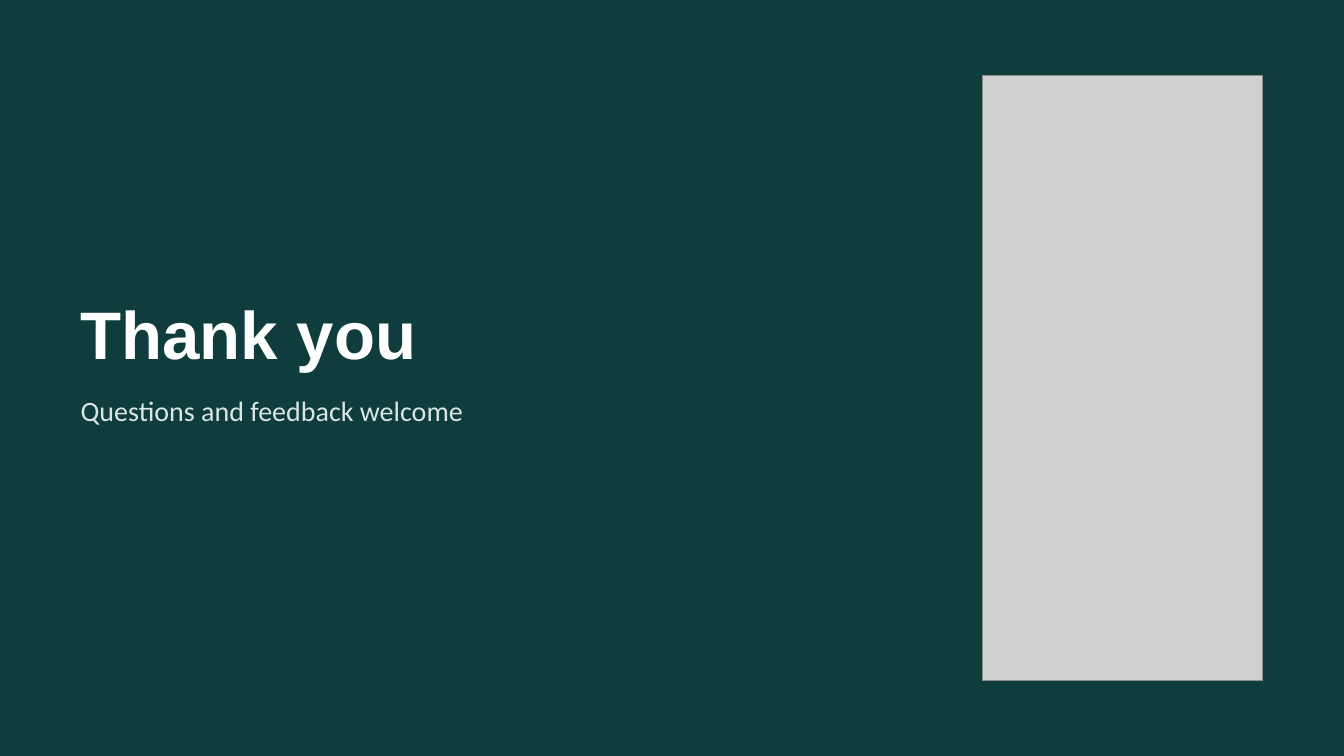
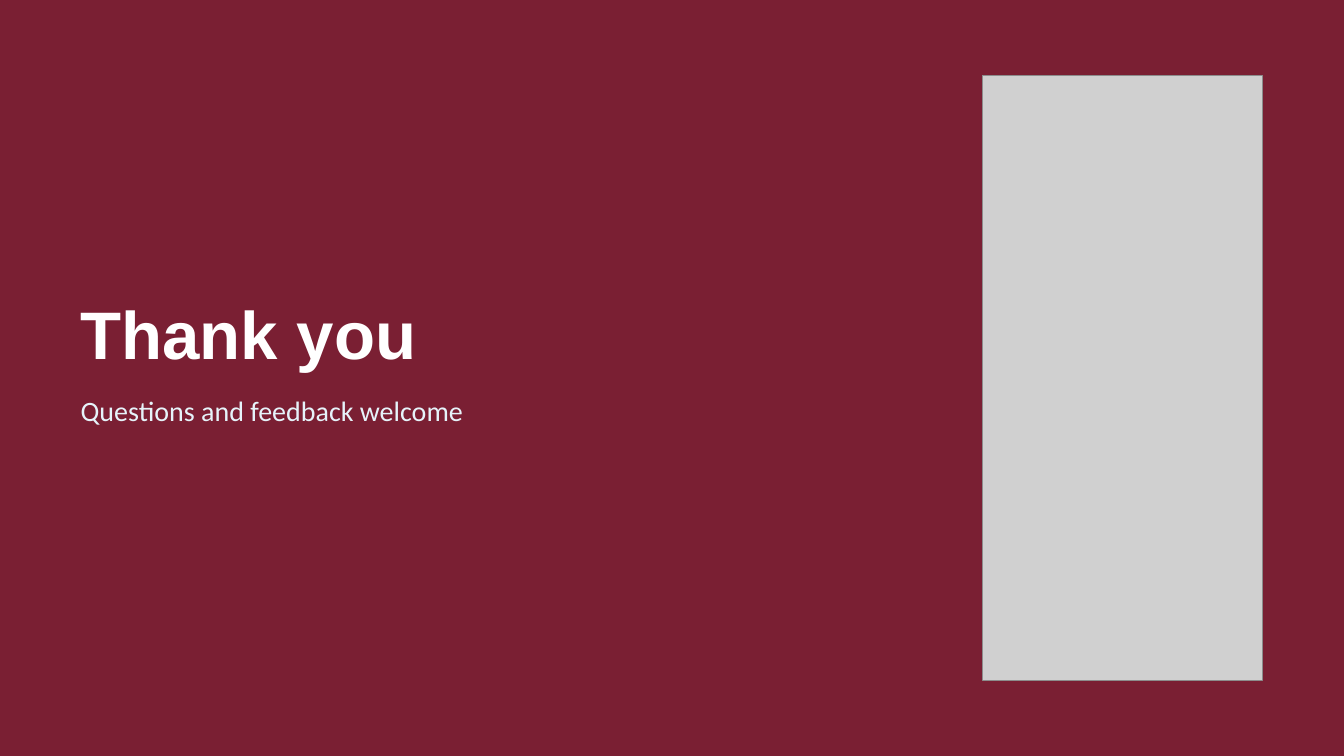
Before and after one commit to ShadowIzzHerZ/waiting-for-the-shuttle, a slide deck: slide 20 of deck/P05_Waiting_for_the_Shuttle.pptx (slide 19 before the commit). Drawn at 1344x756 pixels with LibreOffice and Linux fonts; fonts in the diff are those of the drawing; grey boxes stand for pictures. Boxes give left, top, right and bottom in pixels: in the first picture for what was removed or moved away, otherwise in the second. Text is boxed around its words. In the diff, an @@ line names an element or a change of style, - is before the commit and + after.

Commit message:
Deck follows the 12-section report skeleton, in the bracelet colours
Sections: problem, research plan, primary research, findings,
competitive analysis, personas and empathy map, ideation, storyboard and
journey, IA and user flow, prototype, testing and accessibility,
conclusion and links. New slides for the research plan, competitive
analysis, IA and user flow, testing and conclusion; dropped the affinity,
HMW-list and concept slides. Palette from the team's floral bracelet.

```diff
--- a/deck/P05_Waiting_for_the_Shuttle.pptx
+++ b/deck/P05_Waiting_for_the_Shuttle.pptx
@@ background #0F3D3E to #7A1F33 @@
@@ text "Questions and feedback welcome" at <box>81,401,463,425</box>: text colour #D9E6E4 to #E6F3FA @@
```
Also in this commit, not shown: 14 other slides changed, 5 slides added, 4 slides removed, 1 other file.
